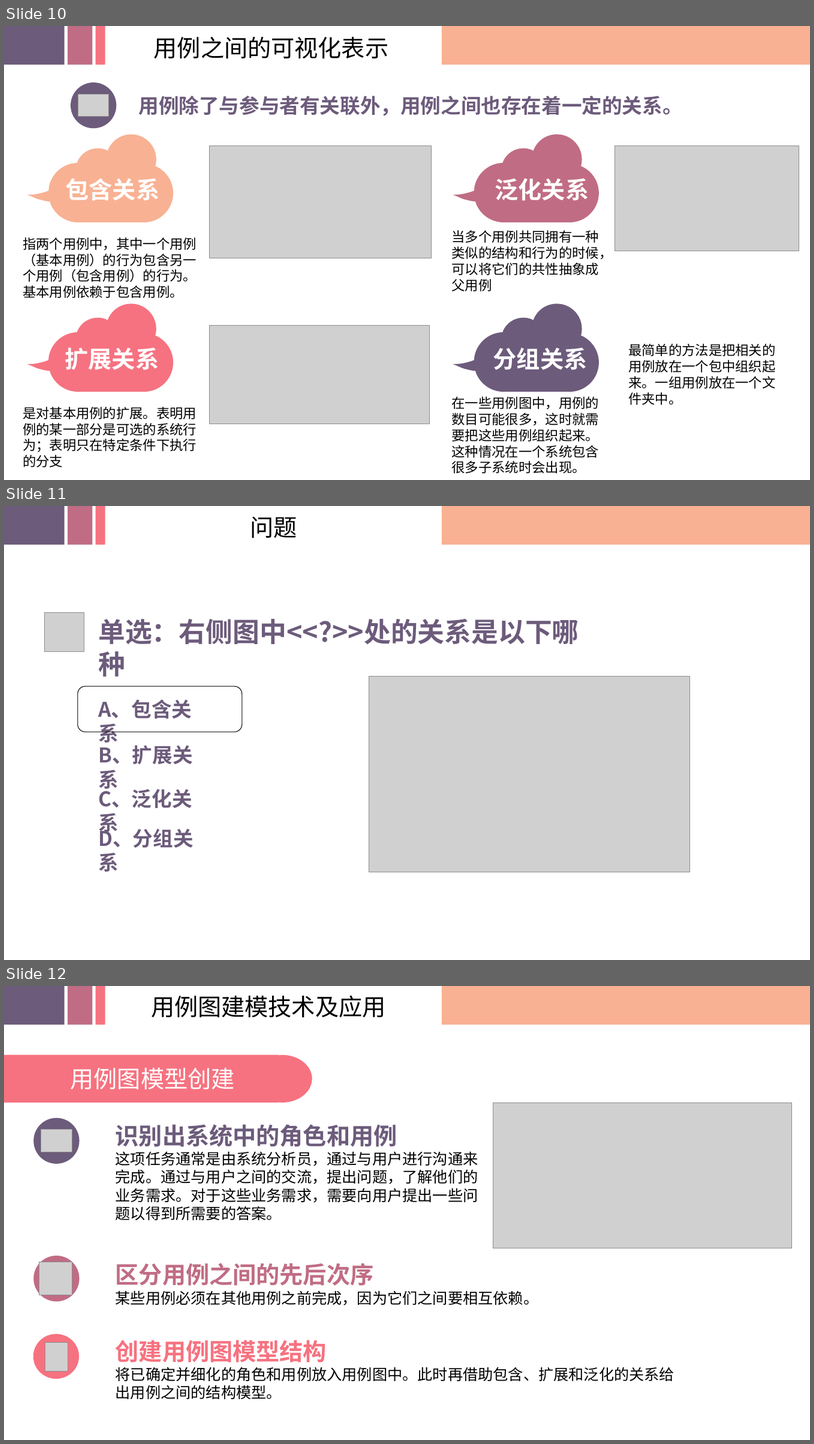
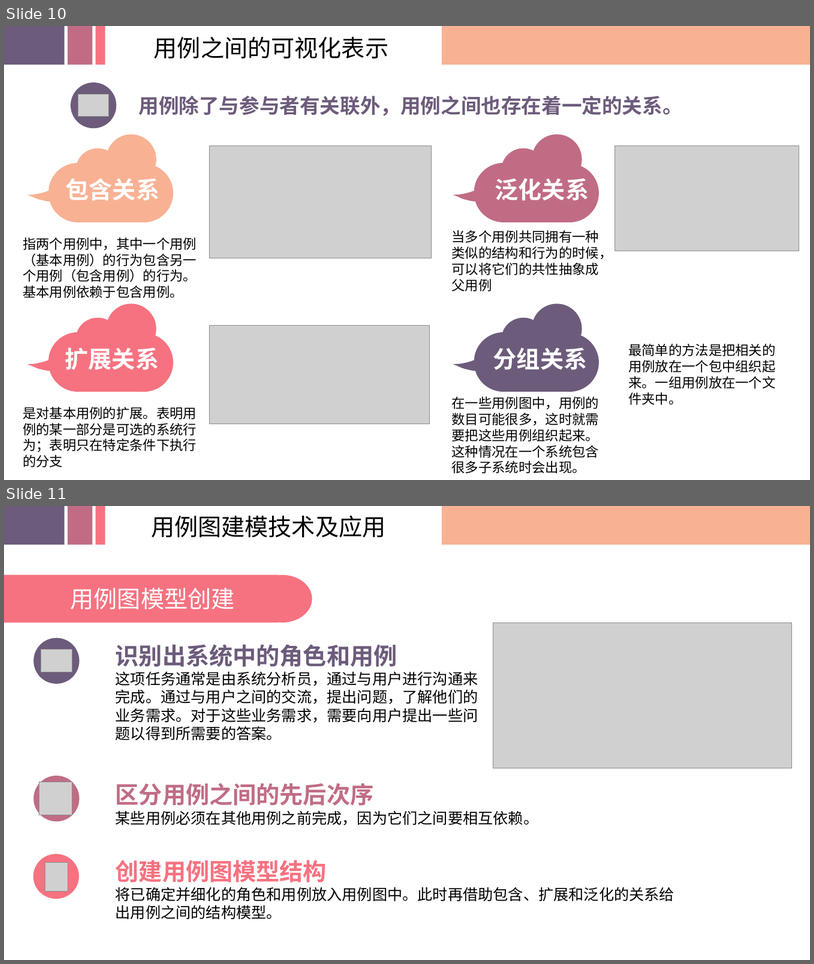
Before and after one commit to SRA2021-G04/project, a slide deck: 非受控文件/翻转课堂/SRA2021-G04-翻转课堂03.pptx. Shown one above the other, each under a label of ours: slides 10, 11 and 12 before the commit, slides 10 and 11 after it. The pictures are 814x1444 and 814x964 pixels, drawn with LibreOffice and Linux fonts; fonts in the diff are those of the drawing; grey boxes stand for pictures; background and template pictures are left out. Boxes give left, top, right and bottom in pixels: in the first picture for what was removed or moved away, otherwise in the second. Text is boxed around its words. In the diff, an @@ line names an element or a change of style, - is before the commit and + after.

```diff
--- a/非受控文件/翻转课堂/SRA2021-G04-翻转课堂03.pptx
+++ b/非受控文件/翻转课堂/SRA2021-G04-翻转课堂03.pptx
@@ slide 11 removed at box(4, 506, 810, 960), background picture (left out) @@
@@ rectangle removed at box(4, 506, 65, 545) @@
@@ rectangle removed at box(68, 506, 92, 545) @@
@@ rectangle removed at box(95, 506, 105, 545) @@
@@ text removed at box(250, 517, 297, 538) @@
-问题
@@ rectangle removed at box(442, 506, 810, 545) @@
@@ picture removed at box(45, 612, 84, 652) @@
@@ text removed at box(98, 619, 579, 644) @@
-单选：右侧图中<<?>>处的关系是以下哪种
@@ picture removed at box(369, 676, 690, 871) @@
@@ rounded rectangle removed at box(78, 686, 242, 732) @@
@@ text removed at box(98, 699, 192, 742) @@
-A、包含关系
@@ text removed at box(98, 742, 192, 792) @@
-B、扩展关系
@@ text removed at box(98, 785, 192, 836) @@
-C、泛化关系
@@ text removed at box(98, 825, 193, 871) @@
-D、分组关系
@@ what was slide 12 is now slide 11 @@
```
Also in this commit, not shown: 2 slides changed, 4 slides added, 3 other slides removed.
